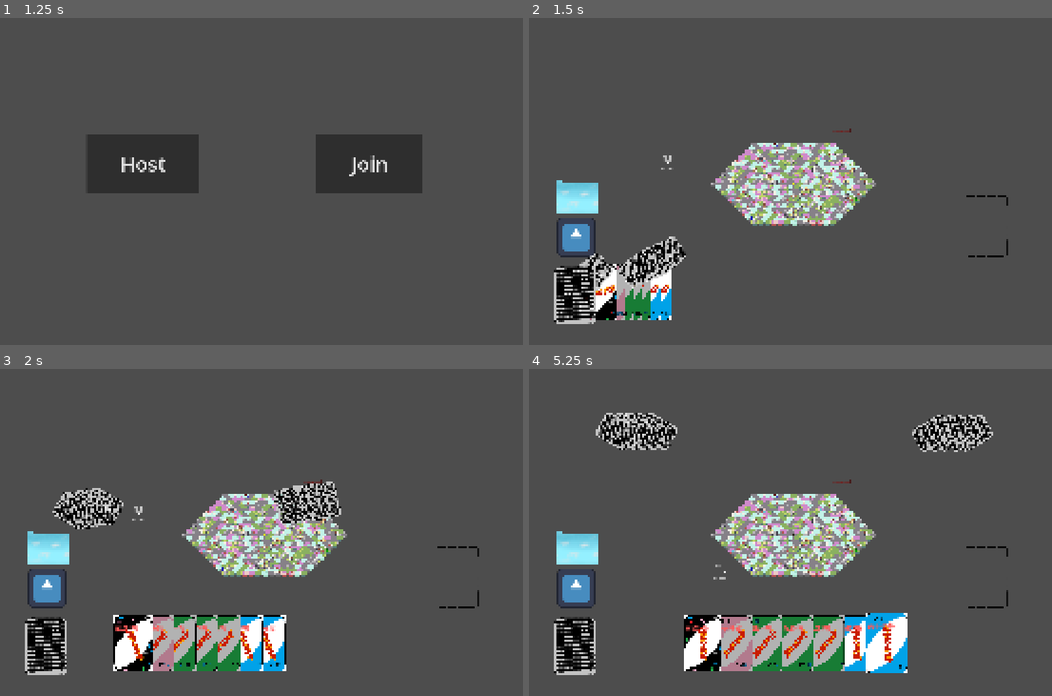
Above: before the commit, frames 1-4 (two rows, left to right).
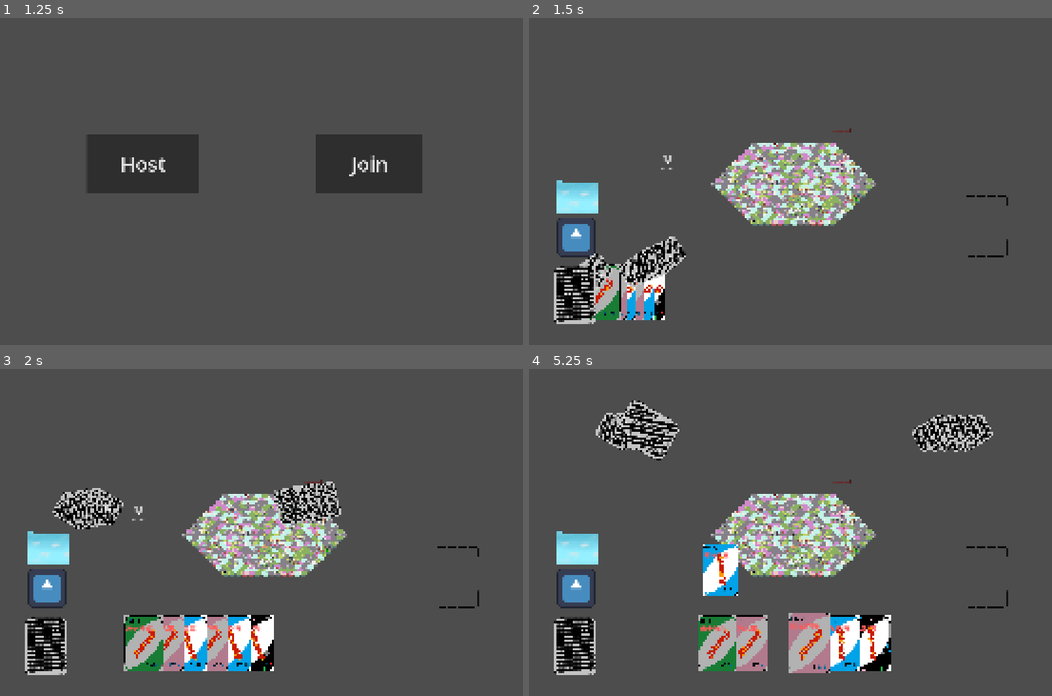
Above: after the commit, the same moments.

Repository: likedreamss/JUnoMP
Game: Godot game, scene res://meun.tscn
The game is run twice, just before and just after one commit, with the same random seed, the same clock (stepped at 60 frames per second) and the same inputs. The engine's default icon, where the game draws it, is replaced by a stand-in: a white triangle on a blue panel in a dark square.
Inputs (mouse positions are in pixels of both pictures, inside the frame that each line leads up to):
- Up to frame 1 (1.25 s): click "Play" at 0.5 s
- Up to frame 2 (1.5 s): click "Host" at 1.25 s
- Up to frame 3 (2 s): no input
- Up to frame 4 (5.25 s): drag from (795, 643) to (659, 643) at 2.02 s; drag from (853, 643) to (701, 643) at 2.77 s; move the mouse to (827, 643) at 3.52 s; click (827, 643) at 3.67 s; drag from (795, 643) to (649, 431) at 4.27 s; drag from (764, 643) to (638, 431) at 5.02 s

Frame 1 is identical in both runs. In frame 2, 2.1% of the frame differs, in the area x 9-65%, y 38-93%; in frame 3, 5.3%; in frame 4, 8.7%, in the area x 16-73%, y 9-93%.

Commit message:
函数功能基本实现

Diff:
--- a/LSQ/scripts2/Card.gd
+++ b/LSQ/scripts2/Card.gd
@@ -99,3 +99,25 @@
 func _on_area_2d_mouse_exited() -> void:
 	if hower_bool:
 		emit_signal("hovered_off",self)
+
+# 新增：连续旋转两次（240度）的触发接口
+func card_rotation_double():
+	rotation_bool = 1
+	start_rot = $Area2D/CollisionShape2D.rotation
+	# 修改临时目标，使其跨越两倍的 TARGET_ROT 弧度 [cite: 9, 34]
+	# 这样在 _process 帧更新中， move_toward 会一口气直接滑向 240° 的目标点 [cite: 36-39]
+	var double_target = start_rot + (TARGET_ROT * 2)
+
+	# 覆盖执行，使其直接向双倍目标靠拢
+	_override_rotation_target(double_target)
+
+# 辅助重写接口，配合双倍旋转
+func _override_rotation_target(custom_target: float):
+	var tween = create_tween().set_parallel(true)
+	tween.tween_property($Area2D/CollisionShape2D, "rotation", custom_target, 0.85).set_trans(Tween.TRANS_SINE)
+	tween.tween_property($CardImage, "rotation", custom_target, 0.85).set_trans(Tween.TRANS_SINE)
+	tween.tween_property($Name, "rotation", custom_target, 0.85).set_trans(Tween.TRANS_SINE)
+
+	# 动画播完后关闭 rotation_bool 开关 [cite: 42]
+	await tween.finished
+	rotation_bool = false
--- a/LSQ/scripts2/CardDatabase.gd
+++ b/LSQ/scripts2/CardDatabase.gd
@@ -57,7 +57,7 @@
 	"障碍重重_R" : ["RIVER","TRICK","障碍重重","障碍重重_R"],
 
 
-
+	"原地待命_U" : ["UNIVERSAL","TRICK","原地待命","原地待命_U"],
 	"原地待命_L" : ["LAND","TRICK","原地待命","原地待命_L"],
 	"原地待命_G" : ["GRASS","TRICK","原地待命","原地待命_G"],
 	"原地待命_P" : ["PINK","TRICK","原地待命","原地待命_P"],
--- a/LSQ/scripts2/player_hand.gd
+++ b/LSQ/scripts2/player_hand.gd
@@ -22,7 +22,7 @@
 	card_database_reference_a = preload("res://LSQ/scripts2/CardDatabase.gd")
 	##发牌
 	var card_scene = preload(CARD_SCENE_PATH)
-	for i in range(HAND_COUNT+2):
+	for i in range(HAND_COUNT+1):
 		var card_drawn_start = card_database_reference_a.CARDS.keys()[0]
 		#var card_drawn_start_color = str(card_database_reference_a.CARDS[card_drawn_start][0])
 		#var card_drawn_start_function = str(card_database_reference_a.CARDS[card_drawn_start][1])
@@ -123,3 +123,53 @@
 # Called every frame. 'delta' is the elapsed time since the previous frame.
 func _process(delta: float) -> void:
 	pass
+
+# 新增：执行双倍连续转换动画的函数
+func player_card_change_double(final_player_id: int):
+	# 1. 计算出“中转站”的参数（即被跳过的那个玩家的位置参数）
+	# 通过将 final_player_id 倒退 1 位（取模）来获取被跳过玩家的配置
+	var skipped_player_id = (final_player_id - 1 + 3) % 3
+
+	# 2. 第一阶段：先把牌从当前位置，以正常的参数移到被跳过玩家的位置
+	var step1_config = _get_hand_config_by_id(skipped_player_id)
+	_apply_hand_config_animation(step1_config, 0.4)
+
+	# 3. 创建一个定时器或者利用 Tween 链，在第一段播完后（0.4秒），自动无缝启动第二阶段
+	var timer = get_tree().create_timer(0.45)
+	await timer.timeout
+
+	# 4. 第二阶段：从被跳过的位置，平滑移向最终操作玩家的位置
+	var step2_config = _get_hand_config_by_id(final_player_id)
+	_apply_hand_config_animation(step2_config, 0.4)
+
+
+# 辅助函数：根据 ID 动态打包手牌的位置和间隔配置 [cite: 389-416]
+func _get_hand_config_by_id(p_id: int) -> Dictionary:
+	var config = {"width": 150, "y_pos": 1220, "center_x": get_viewport().size.x / 2}
+	match p_id:
+		0:
+			config["width"] = 150
+			config["y_pos"] = 1220
+			config["center_x"] = get_viewport().size.x / 2
+		1:
+			config["width"] = 50
+			config["y_pos"] = get_viewport().size.y / 10
+			config["center_x"] = get_viewport().size.x * 2 / 10
+		2:
+			config["width"] = 50
+			config["y_pos"] = get_viewport().size.y / 10
+			config["center_x"] = get_viewport().size.x * 8 / 10
+	return config
+
+
+# 辅助函数：将打包好的配置动态渲染成 Tween 位移动画 [cite: 372-375, 394-398]
+func _apply_hand_config_animation(cfg: Dictionary, speed: float):
+	CARD_WIDTH = cfg["width"]
+	HAND_Y_POSITION = cfg["y_pos"]
+	center_screen_x = cfg["center_x"]
+
+	for i in range(player_hand.size()):
+		var new_position = Vector2(calculate_card_position(i), HAND_Y_POSITION)
+		var card = player_hand[i]
+		card.starting_position = new_position
+		animate_card_to_position(card, new_position, speed)
--- a/gamescene/scenes/battle/battle.gd
+++ b/gamescene/scenes/battle/battle.gd
@@ -105,10 +105,10 @@
 	$"提示/Panel".visible = false
 #回合循环/发牌/跳过
 	highlight_current_unit()
+
 ##下一个玩家/发牌/跳过
 func next_turn(loop_count: int = 0):
-	# 增加 loop_count 参数，默认值为 0，用于防止无限死循环
-	# 核心防错：如果连续跳过次数超过了玩家总数，强制中断死循环
+	# 如果连续跳过次数超过了玩家总数，强制中断死循环
 	if loop_count >= players.size():
 		print("⚠️ 警告：所有玩家都被跳过，回合强制推进以防死循环！")
 		skip_flags["turn"].clear()
@@ -118,44 +118,67 @@
 	current_player_index = (current_player_index + 1) % players.size()
 	next_player = get_current_player()
 	has_moved_this_turn = false
-	# 检查是否跳过整个回合
+
+	var id = (current_player_index + player_id_count) % players.size()
+	_player_id = id - 1
+	if _player_id < 0:
+		_player_id = 2
+
+	change_player_card(id)
+	get_tree().call_group("card", "card_rotation")
+
+	# 检查是否跳过整个回合(原地待命)
 	if next_player.player_id in skip_flags["turn"]:
 		skip_flags["turn"].erase(next_player.player_id)
 		print("玩家 ", next_player.player_id, " 的回合被跳过")
-		next_turn(loop_count + 1) # 递归调用，并让计数器 +1
-		return
-
-	# 检查各阶段跳过逻辑 (此处仅为示例)
+		highlight_current_unit()
+		get_tree().call_group("card" + str(id), "visible", 1)
+		get_tree().call_group("card" + str(_player_id), "visible", 0)
+
+		await get_tree().create_timer(0.6).timeout
+
+
+		next_turn(loop_count + 1)
+		return
+
+	get_tree().call_group("PASS", "pass_bool", 0)
+
+	# 检查各阶段跳过逻辑 (釜底抽薪)
 	if next_player.player_id in skip_flags["draw"]:
 		skip_flags["draw"].erase(next_player.player_id)
-		print("跳过摸牌阶段")
+		print("❌ 受到【釜底抽薪】影响，玩家 ", next_player.player_id, " 本回合跳过摸牌阶段！")
 	else:
-		get_tree().call_group("PASS","pass_bool",0)
-		var id = (current_player_index + player_id_count) % players.size()
-		_player_id = id - 1
-		if _player_id < 0:
-			_player_id = 2
-		change_player_card(id)#玩家位置转换动画函数
-		get_tree().call_group("card","card_rotation")#同上
-		_effect_draw_cardsa(id,2) # 正常回合摸牌
-		get_tree().call_group("card"+str(id),"visible",1)
-		get_tree().call_group("card"+str(_player_id),"visible",0)#卡牌可操控变为不可操控
-
-		var unit = get_current_player()
-		var current_tile_data = game_area.game_grid.grid_data[unit.current_tile]
-		var current_terrain_str = game_area.game_grid.get_terrain_string(current_tile_data["terrain"]).to_upper()
-		get_tree().call_group("card"+str(id)+"_UNIVERSAL","use_bool",1)
-		get_tree().call_group("card"+str(id)+"_"+str(current_terrain_str),"use_bool",1)
-
-		highlight_current_unit()
-		#防止连续按跳过按钮
-		await get_tree().create_timer(1).timeout
-		get_tree().call_group("PASS","pass_bool",1)
+		_effect_draw_cardsa(id, 2) # 正常回合摸牌
+
+	get_tree().call_group("card" + str(id), "visible", 1)
+	get_tree().call_group("card" + str(_player_id), "visible", 0)
+
+	# 【检查出牌阶段跳过】 (束手待毙)
+	var unit = get_current_player()
+	var current_tile_data = game_area.game_grid.grid_data[unit.current_tile]
+	var current_terrain_str = game_area.game_grid.get_terrain_string(current_tile_data["terrain"]).to_upper()
+
+	if next_player.player_id in skip_flags["play"]:
+		skip_flags["play"].erase(next_player.player_id)
+		print("❌ 受到【束手待毙】影响，玩家 ", next_player.player_id, " 本回合无法出牌！")
+	else:
+		# 正常出牌：解锁万能卡和当前地形对应的卡牌
+		get_tree().call_group("card" + str(id) + "_UNIVERSAL", "use_bool", 1)
+		get_tree().call_group("card" + str(id) + "_" + str(current_terrain_str), "use_bool", 1)
+		show_move_range()
+
+	highlight_current_unit()
+	await get_tree().create_timer(1).timeout
+	get_tree().call_group("PASS", "pass_bool", 1)
+
+
+
+
 
 func get_current_player():
 	return players[current_player_index]
 
-##出牌阶段input（卡牌待修改）
+##出牌阶段input
 func _input(event):
 	if event is InputEventMouseButton and event.pressed:
 		if event.button_index == MOUSE_BUTTON_LEFT:
@@ -177,14 +200,20 @@
 
 func try_move_to_tile(unit: Unit, target: Vector2i) -> void:
 	if unit == null: return
-	# 1. 核心修复：检查字典中是否存在该坐标
-	# 如果 grid_data 里没有 target，说明这是地图外的“黑洞”
+
+	# === ✨【核心修复：移动锁拦截】✨ ===
+	# 如果本回合已经下达过移动指令，或者棋子正在平滑移动中，直接拦截一切点击
+	if has_moved_this_turn:
+		print("⏳ 棋子正在移动中，请稍后...")
+		return
+
+	# 检查字典中是否存在该坐标，防止黑洞报错 [cite: 650-652]
 	if not game_area.game_grid.grid_data.has(target):
 		return
 
 	var is_valid_move = false
 	for hl in active_highlights:
-		# 通过高亮物体的全局坐标还原其对应的 Tile 坐标进行比对
+		# 通过高亮物体的全局坐标还原其对应的 Tile 坐标进行比对 [cite: 656-657]
 		if game_area.get_tile_from_global(hl.position) == target:
 			is_valid_move = true
 			break
@@ -192,7 +221,8 @@
 	if not is_valid_move:
 		print("❌ 只能移动到高亮锁定的范围内")
 		return
-	# 3. 获取数据并检查障碍物
+
+	# 获取数据并检查障碍物 [cite: 663-664]
 	var cell_data = game_area.game_grid.get_cell_data(target)
 
 	if cell_data["obstacle"] != GameGrid.Obstacle.NULL:
@@ -203,9 +233,13 @@
 		print("❌ 位置已被占用")
 		return
 
-	# 执行移动
+	# 确认可以移动后，在执行前瞬间清空棋盘所有选择高亮，防止高亮残留引发鼠标二次误触
+	clear_highlights()
+	# 执行物理和逻辑移动
 	_execute_move(unit, target)
+
 func _execute_move(unit: Unit, target: Vector2i) -> void:
+	has_moved_this_turn = true
 	# 更新后端数据
 	game_area.game_grid.grid_data[unit.current_tile]["unit"] = null
 	game_area.game_grid.grid_data[target]["unit"] = unit
@@ -260,9 +294,33 @@
 			if target_id != -1 and phase != "":
 				_effect_add_skip(target_id, phase)
 
+		"原地待命": # 跳过下一个玩家的整个回合（包含摸牌、出牌、移动、弃牌）
+			var next_p_id = (current_player_index +1) % players.size()
+			_effect_add_skip(next_p_id, "turn")
+			print("触发【原地待命】：玩家 ", next_p_id, " 的整个回合将被跳过！")
+			_reset_after_action()
+
+		"束手待毙": # 下一个玩家无法出牌 已完成
+			var next_p_id = (current_player_index + 1) % players.size()
+			_effect_add_skip(next_p_id, "play")
+			print("触发【束手待毙】：玩家 ", next_p_id, " 下回合将无法出牌！")
+			_reset_after_action()
+
+		"韬光养晦": # 自己本回合结束时，跳过弃牌阶段 已完成
+			var my_id = next_player.player_id
+			_effect_add_skip(my_id, "discard")
+			print("触发【韬光养晦】：玩家 ", my_id, " 本回合结束时无需弃牌！")
+			_reset_after_action()
+
+		"釜底抽薪": # 下一个玩家在下个回合开始时无法摸牌 已完成
+			var next_p_id = (current_player_index + 1) % players.size()
+			_effect_add_skip(next_p_id, "draw")
+			print("触发【釜底抽薪】：玩家 ", next_p_id, " 下回合将无法摸牌！")
+			_reset_after_action()
+
 
 		"交换人生":
-			_reset_after_action()
+
 			get_tree().call_group("PASS","pass_bool",0)
 
 			var id = (current_player_index + player_id_count+1) % players.size()
@@ -283,7 +341,7 @@
 
 			await get_tree().create_timer(1).timeout
 			get_tree().call_group("PASS","pass_bool",1)
-
+			_reset_after_action()
 
 		"乾坤重置":#重新生成地图
 			game_area.game_grid.force_regenerate_map()
@@ -343,10 +401,18 @@
 
 func discard_turn():#弃牌判定
 	var player = get_current_player()
+
+	if player.player_id in skip_flags["discard"]:
+		skip_flags["discard"].erase(player.player_id)
+		print("受到【韬光养晦】保护，玩家 ", player.player_id, " 略过弃牌环节，直接进入下一回合！")
+		next_turn()
+		return
+
 	var id = (player.player_id + player_id_count) % players.size()
 	var group_name = "player_hand" + str(id)
 	var player_hand = get_tree().get_nodes_in_group(group_name)
 	var card_nume = 0
+	clear_highlights()
 	if player_hand.size() >0:
 		card_nume = player_hand[0].get_playerhand_size()  # ✅ 正确：对单个节点调用
 	print(card_nume)
@@ -357,6 +423,7 @@
 		next_turn()
 
 func discard_start(discard_nume,player_id):#执行弃牌
+	highlight_current_unit()
 	print("请弃牌"+str(discard_nume)+"张")
 	get_tree().call_group("PASS","pass_bool",0)
 	get_tree().call_group("card"+str(player_id),"use_bool",1)
@@ -366,9 +433,10 @@
 		discard_nume = least_nume
 		print("请弃牌"+str(discard_nume)+"张")
 
-
 	print("弃牌完成")
 	await get_tree().create_timer(0.6).timeout
+
+
 	next_turn()
 
 func discard_nume_count(nume):
@@ -621,6 +689,7 @@
 	waiting=false
 	get_tree().call_group("PASS","pass_bool",1)
 	delate_card_animate()
+	highlight_current_unit()
 # 显示结算面板
 func show_result_panel(winner_id):
 
@@ -647,6 +716,23 @@
 
 
 func highlight_current_unit():
-	clear_highlights()
+	# 1. 核心修复：强制清除上一轮遗留的所有高亮，防止多玩家高亮重叠残留
+	clear_highlights()
+
+	# 2. 安全检查：防止在游戏初始化或重置的极端空隙中发生空指针崩溃
 	var unit = get_current_player()
-	_spawn_highlight_at(unit.current_tile, Color.BLUE)
+	if unit == null:
+		return
+
+	# 3. 动态色彩机制：根据玩家当前的实际状态，让脚底的阵营高亮圈产生智能变化
+	var highlight_color = [Color.RED, Color.GREEN, Color.BLUE][unit.player_id] # 默认阵营基础色
+
+	# 如果该玩家的整个回合都在跳过队列中（被“原地待命”锁定）
+	if unit.player_id in skip_flags["turn"]:
+		highlight_color = Color.GRAY # 灰色：代表该棋子本轮直接瘫痪/跳过
+	# 如果该玩家下回合被禁出牌（受到“束手待毙”惩罚）
+	elif unit.player_id in skip_flags["play"]:
+		highlight_color = Color.ORANGE # 橙色/警告色：提示玩家该棋子只能移动、无法出牌
+
+	# 4. 精准在当前操作玩家的后端物理瓦片坐标上，渲染对应的视觉高亮特效
+	_spawn_highlight_at(unit.current_tile, highlight_color)
--- a/gamescene/scripts/game_grid.gd
+++ b/gamescene/scripts/game_grid.gd
@@ -29,7 +29,11 @@
 
 	var size = 12
 	noise.frequency = 0.5
-
+	# 获取 battle_manager 以拿到终点坐标
+	var battle_manager = get_tree().get_first_node_in_group("battle_manager")
+	var target_tile_pos = Vector2i(0, 0)
+	if battle_manager:
+		target_tile_pos = battle_manager.target_tile # 动态读取配置的终点
 	# --- 核心修复：六边形网格双层循环 ---
 	# q 轴 (横向)
 	for q in range(-size, size + 1):
@@ -61,7 +65,9 @@
 					land_cells.append(pos)
 
 				# --- 障碍物分配 ---
-				if t_type != Terrain.RIVER and randf() < obscale_num:
+				if pos == target_tile_pos:
+					o_type = Obstacle.NULL
+				elif t_type != Terrain.RIVER and randf() < obscale_num:
 					var obs_list = [Obstacle.MOUNTAIN, Obstacle.TREE, Obstacle.HOUSE]
 					o_type = obs_list.pick_random()
 
